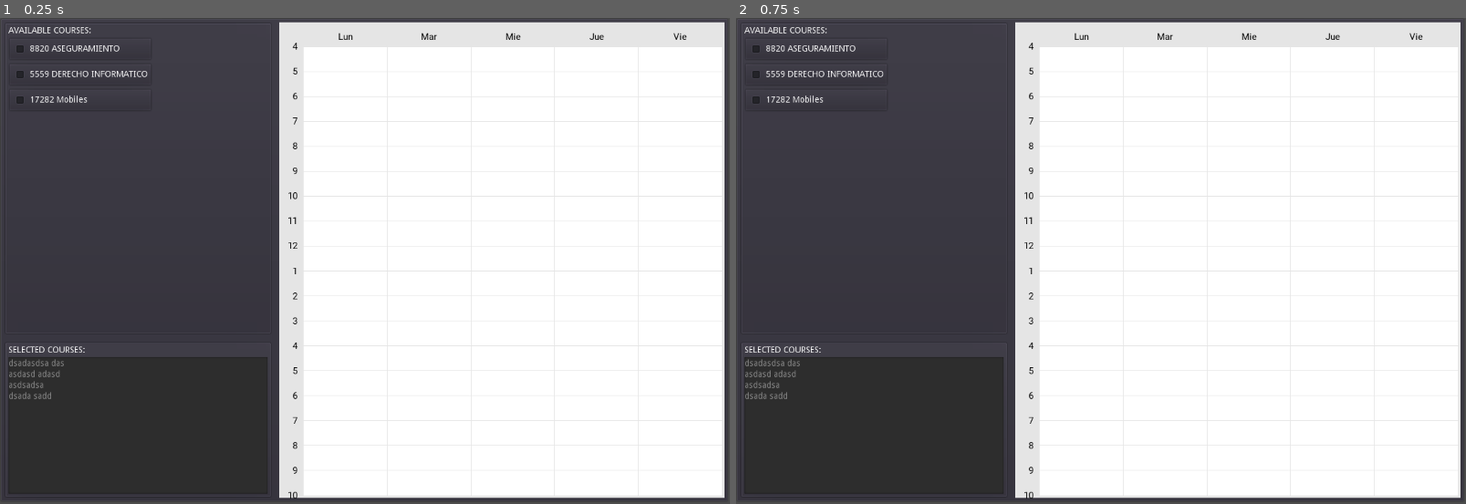
Above: before the commit, frames 1-2 (left to right).
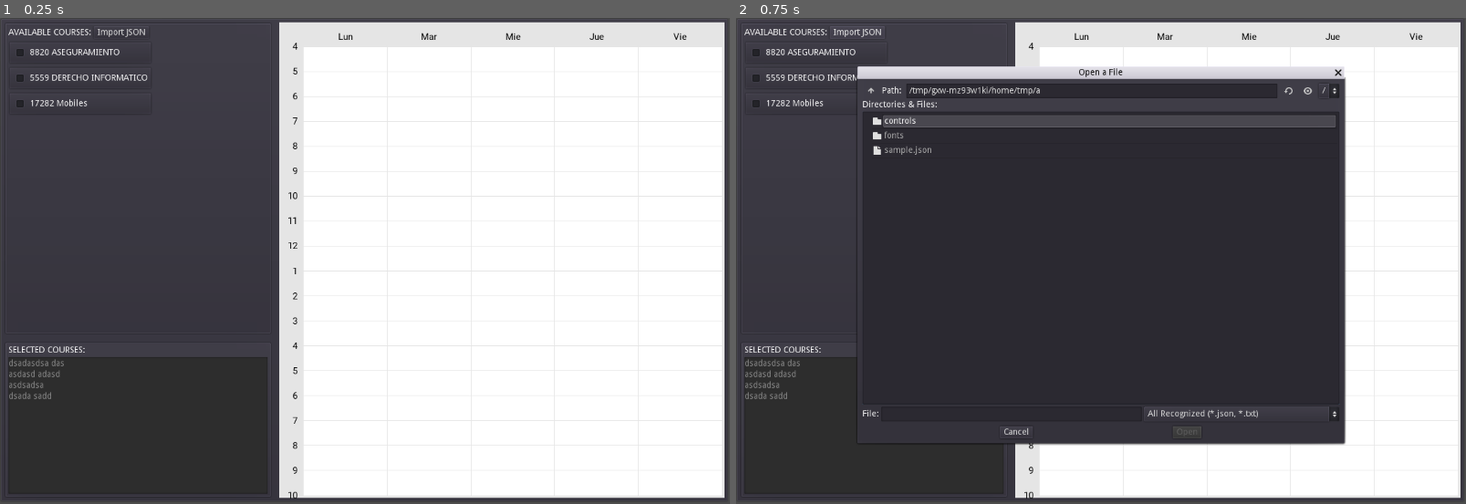
Above: after the commit, the same moments.

Repository: Woynert/course-mixer
Game: Godot game, scene res://main.tscn
Same seed, same stepped clock (60 frames per second), same inputs: the game is played once before the commit and once after it.
Inputs (mouse positions are in pixels of both pictures, inside the frame that each line leads up to):
- Up to frame 1 (0.25 s): no input
- Up to frame 2 (0.75 s): click (860, 32) at 0.5 s, where only the run after the commit has a clickable "Import JSON"

The runs differ from the first frame. In frame 1, 0.6% of the frame differs, in the area x 1-21%, y 1-19%; in frame 2, 37%, in the area x 1-84%, y 1-88%.

Commit message:
Import JSON file

Diff:
--- /dev/null
+++ b/FileDialog.gd
@@ -0,0 +1,44 @@
+extends FileDialog
+
+export var mainControllerPath: NodePath
+var mainController: PanelContainer
+
+onready var acceptDialog: AcceptDialog = get_node("AcceptDialog3")
+
+func _ready():
+	mainController = get_node(mainControllerPath)
+
+func _on_Button_pressed():
+	self.popup_centered(Vector2(800,600))
+
+func _on_FileDialog_file_selected(path):
+
+	# load file
+
+	var f = File.new()
+
+	if !f.file_exists(path):
+		acceptDialog.dialog_text =  "File path does not exist"
+		acceptDialog.popup_centered(Vector2(300,100))
+		return
+
+	f.open(path, File.READ)
+	var filetext = f.get_as_text()
+	var json = JSON.parse(filetext)
+
+	# check file
+
+	if json.error != OK:
+		push_error("Unexpected results.")
+
+		acceptDialog.dialog_text = "Error in line " + str(json.error_line) + ": " + json.error_string
+		acceptDialog.popup_centered(Vector2(300,100))
+		return
+
+	elif typeof(json.result) != TYPE_ARRAY:
+		acceptDialog.dialog_text = "Invalid JSON"
+		acceptDialog.popup_centered(Vector2(300,100))
+		return
+
+	print(json.result)
+	mainController.parse_json_to_courses(json.result)
--- a/draw.gd
+++ b/draw.gd
@@ -80,7 +80,7 @@
 	print(courses[1].hours)
 
 	# generate controls
-	genControl(itemContainer)
+	genControls()
 
 
 
@@ -98,11 +98,8 @@
 
 	# clear all labels
 	var volconlab: Node2D = $VolatileLabel
-	var volconlabchildren = volconlab.get_children()
-	for i in range(volconlabchildren.size()):
-		var c = volconlabchildren[i]
-		volconlab.remove_child(c)
-		c.queue_free()
+	free_children(volconlab as Node)
+
 
 	# dynamic label
 	var mylabel:Label
@@ -182,8 +179,8 @@
 			# day
 			var x1 = xstr + w * hour[0]
 			# hora
-			var y1 = ystr + ht * ((hour[1] -4.0) / 22.0)
-			var yend = ystr + ht * ((hour[2] -4.0) / 22.0)
+			var y1 = ystr + ht * ((hour[1] -4.0) / ymarks)
+			var yend = ystr + ht * ((hour[2] -4.0) / ymarks)
 
 			# box
 			draw_rect(Rect2(x1, y1, w, yend - y1), color, true, 2)
@@ -207,7 +204,10 @@
 	# for i in range(courses.size()):
 
 
-func genControl(con: VBoxContainer):
+func genControls():
+
+
+	free_children(itemContainer as Node)
 
 	var c  # child
 	var cb # checkbox
@@ -223,7 +223,7 @@
 		cb = c.get_node("HBoxContainer/CheckBox")
 		cb.connect("toggled", self, "checkboxToggleSignal", [i])
 
-		con.add_child(c)
+		itemContainer.add_child(c)
 
 func checkboxToggleSignal(buttonPressed, courseId: int):
 	activeCourses[courseId] = buttonPressed
@@ -262,9 +262,30 @@
 
 func create_class(name: String, nrc: String, hours: Array) -> Course:
 	var c = Course.new()
-	c.name = name
-	c.nrc = nrc
+	c.name  = name
+	c.nrc   = nrc
 	c.hours = hours
 
 	activeCourses.append(false)
 	return c
+
+func parse_json_to_courses(json: Array):
+
+	if (!json.size()):
+		return
+
+	courses = []
+
+	for c in json:
+		courses.append(create_class(c["name"], c["nrc"], c["hours"]))
+
+	genControls()
+
+
+func free_children(node: Node):
+
+	var children = node.get_children()
+	for i in range(children.size()):
+		var c = children[i]
+		node.remove_child(c)
+		c.queue_free()
--- a/main.tscn
+++ b/main.tscn
@@ -1,7 +1,8 @@
-[gd_scene load_steps=3 format=2]
+[gd_scene load_steps=4 format=2]
 
 [ext_resource path="res://dynFnt Roboto.tres" type="DynamicFont" id=1]
 [ext_resource path="res://draw.gd" type="Script" id=2]
+[ext_resource path="res://FileDialog.gd" type="Script" id=3]
 
 [node name="main" type="Node2D"]
 
@@ -32,13 +33,49 @@
 margin_bottom = 507.0
 
 [node name="VBoxContainer" type="VBoxContainer" parent="PanelContainer/HSplitContainer/VSplitContainer/PanelContainer/ScrollContainer"]
+margin_right = 231.0
+margin_bottom = 24.0
+
+[node name="HBoxContainer" type="HBoxContainer" parent="PanelContainer/HSplitContainer/VSplitContainer/PanelContainer/ScrollContainer/VBoxContainer"]
+margin_right = 231.0
+margin_bottom = 20.0
+
+[node name="Label3" type="Label" parent="PanelContainer/HSplitContainer/VSplitContainer/PanelContainer/ScrollContainer/VBoxContainer/HBoxContainer"]
+margin_top = 3.0
 margin_right = 136.0
-margin_bottom = 14.0
+margin_bottom = 17.0
+text = "AVAILABLE COURSES:"
 
-[node name="Label3" type="Label" parent="PanelContainer/HSplitContainer/VSplitContainer/PanelContainer/ScrollContainer/VBoxContainer"]
-margin_right = 136.0
-margin_bottom = 14.0
-text = "AVAILABLE COURSES:"
+[node name="Button" type="Button" parent="PanelContainer/HSplitContainer/VSplitContainer/PanelContainer/ScrollContainer/VBoxContainer/HBoxContainer"]
+margin_left = 140.0
+margin_right = 231.0
+margin_bottom = 20.0
+text = "Import JSON"
+
+[node name="FileDialog" type="FileDialog" parent="PanelContainer/HSplitContainer/VSplitContainer/PanelContainer/ScrollContainer/VBoxContainer/HBoxContainer/Button"]
+margin_right = 315.0
+margin_bottom = 131.5
+rect_min_size = Vector2( 250, 87.5 )
+popup_exclusive = true
+window_title = "Open a File"
+resizable = true
+mode = 0
+access = 2
+filters = PoolStringArray( "*.json ; JSON files", "*.txt ; TXT files" )
+script = ExtResource( 3 )
+mainControllerPath = NodePath("../../../../../../../PanelContainer")
+
+[node name="AcceptDialog3" type="AcceptDialog" parent="PanelContainer/HSplitContainer/VSplitContainer/PanelContainer/ScrollContainer/VBoxContainer/HBoxContainer/Button/FileDialog"]
+margin_right = 83.0
+margin_bottom = 58.0
+popup_exclusive = true
+resizable = true
+dialog_autowrap = true
+
+[node name="CourseContainer" type="VBoxContainer" parent="PanelContainer/HSplitContainer/VSplitContainer/PanelContainer/ScrollContainer/VBoxContainer"]
+margin_top = 24.0
+margin_right = 231.0
+margin_bottom = 24.0
 
 [node name="PanelContainer2" type="PanelContainer" parent="PanelContainer/HSplitContainer/VSplitContainer"]
 margin_top = 526.0
@@ -73,7 +110,7 @@
 margin_right = 1184.0
 margin_bottom = 783.0
 script = ExtResource( 2 )
-itemContainerPath = NodePath("../VSplitContainer/PanelContainer/ScrollContainer/VBoxContainer")
+itemContainerPath = NodePath("../VSplitContainer/PanelContainer/ScrollContainer/VBoxContainer/CourseContainer")
 selectedCoursesContainerPath = NodePath("../VSplitContainer/PanelContainer2/VBoxContainer/selectedCoursesTextEdit")
 DAY_COLORS = [ Color( 1, 0.63, 0.63, 1 ), Color( 0.716613, 0.5698, 0.77, 1 ), Color( 0.659433, 0.73, 0.5183, 1 ), Color( 0.598, 0.737533, 0.92, 1 ), Color( 0.9, 0.8415, 0.666, 1 ), Color( 0.553, 0.79, 0.7268, 1 ) ]
 dynamic_font = ExtResource( 1 )
@@ -91,3 +128,6 @@
 margin_bottom = 85.0
 text = "THISISABERLONGNAMEANDWIHJTUOTSPACESIUDAYS"
 autowrap = true
+
+[connection signal="pressed" from="PanelContainer/HSplitContainer/VSplitContainer/PanelContainer/ScrollContainer/VBoxContainer/HBoxContainer/Button" to="PanelContainer/HSplitContainer/VSplitContainer/PanelContainer/ScrollContainer/VBoxContainer/HBoxContainer/Button/FileDialog" method="_on_Button_pressed"]
+[connection signal="file_selected" from="PanelContainer/HSplitContainer/VSplitContainer/PanelContainer/ScrollContainer/VBoxContainer/HBoxContainer/Button/FileDialog" to="PanelContainer/HSplitContainer/VSplitContainer/PanelContainer/ScrollContainer/VBoxContainer/HBoxContainer/Button/FileDialog" method="_on_FileDialog_file_selected"]
--- /dev/null
+++ b/sample.json
@@ -0,0 +1,17 @@
+[
+	{
+		"name": "Oh wow",
+		"nrc": "12355",
+		"hours": [
+			[1, 7, 8]
+		]
+	},
+	{
+		"name": "Oh wow",
+		"nrc": "12355",
+		"hours": [
+			[1, 7, 7.4],
+			[3, 7, 7.4]
+		]
+	}
+]
